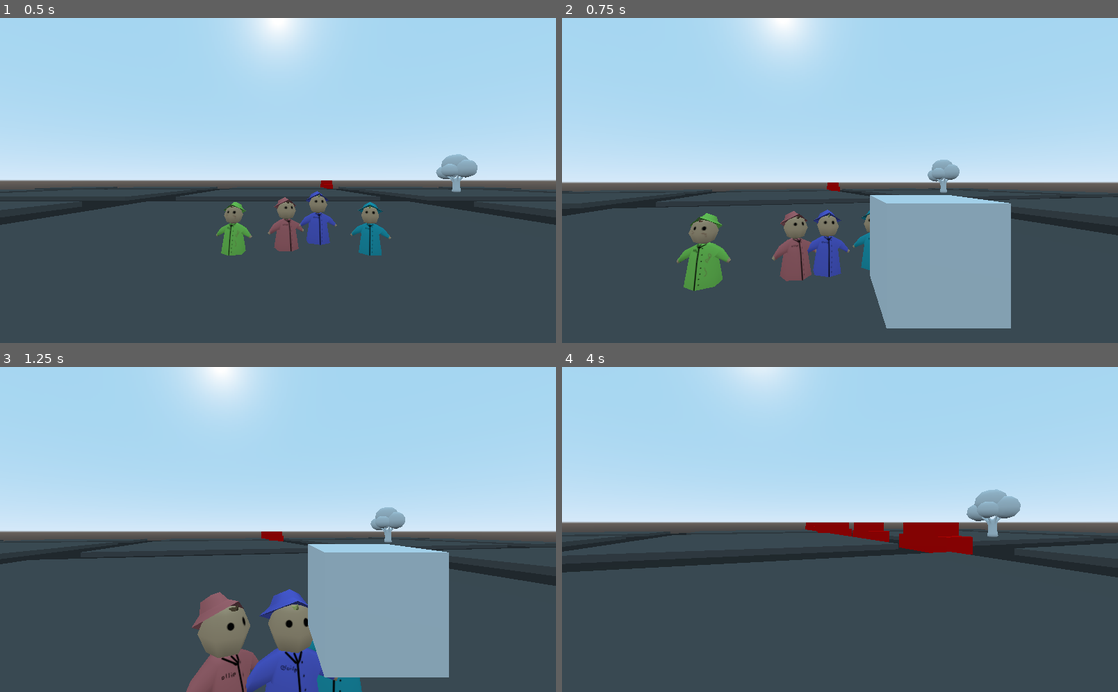
Above: before the commit, frames 1-4 (two rows, left to right).
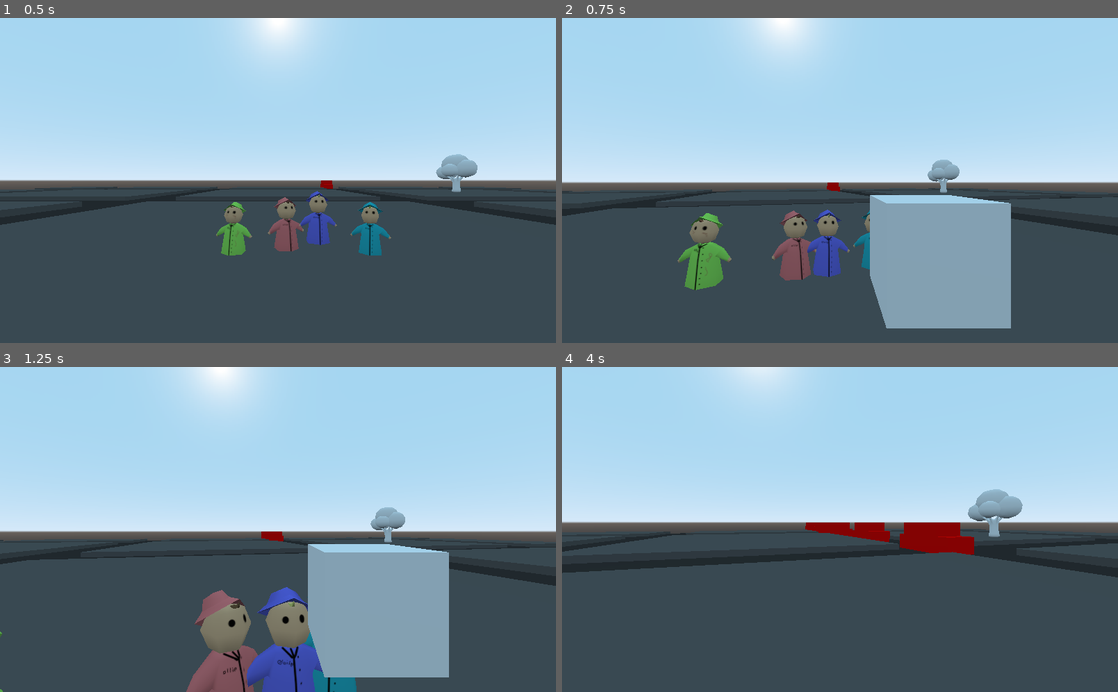
Above: after the commit, the same moments.

Repository: Rustywolf/GGJ2021
Game: Godot game, scene res://World.tscn
The game is run twice, just before and just after one commit, with the same random seed, the same clock (stepped at 60 frames per second) and the same inputs.
Inputs (mouse positions are in pixels of both pictures, inside the frame that each line leads up to):
- Up to frame 1 (0.5 s): no input
- Up to frame 2 (0.75 s): move the mouse to (867, 180) at 0.52 s; press the mouse at (867, 180) at 0.53 s; hold W (move_forward) from 0.53 s (still down)
- Up to frame 3 (1.25 s): keep holding W (move_forward)
- Up to frame 4 (4 s): keep holding W (move_forward); move the mouse to (812, 529) at 1.27 s; release the mouse at (812, 529) at 1.28 s; click (812, 529) at 1.35 s; move the mouse to (851, 523) at 2.02 s; press the mouse at (851, 523) at 2.03 s; move the mouse to (834, 536) at 2.77 s; release the mouse at (834, 536) at 2.78 s; click (834, 536) at 2.85 s; move the mouse to (878, 532) at 3.52 s; press the mouse at (878, 532) at 3.53 s

Frame 1 is identical in both runs. In frame 2, 0.3% of the frame differs, in the area x 20-56%, y 59-84%; in frame 3, 1.7%, in the area x 0-66%, y 67-100%; in frame 4, 0.3%.

Commit message:
Sound #1

Diff:
--- a/Scenes/Characters/Car/Car.gd
+++ b/Scenes/Characters/Car/Car.gd
@@ -1,7 +1,7 @@
 extends Spatial
 
 var speed := 10.0
-const IMPACT := 15.0
+const IMPACT := 5.0
 
 func _physics_process(delta):
 	translation += transform.basis.z * delta * speed
--- a/Scenes/Characters/Kid/Kid.gd
+++ b/Scenes/Characters/Kid/Kid.gd
@@ -31,6 +31,7 @@
 var path_idx := 0
 var path_calc_remaining := 0.0
 var path_force_update := false
+var reset_velocity := false
 
 
 func _ready():
@@ -38,6 +39,10 @@
 	target = player_tracker
 	#($Lollipop/CollisionShape.shape as SphereShape).radius = lollipop_radius
 	#($Attention/CollisionShape.shape as SphereShape).radius = attentive_radius
+
+
+func _select_random_audio(node):
+	node.get_child(randi() % node.get_child_count()).playing = true
 
 
 func _calculate_path():
@@ -80,7 +85,7 @@
 
 func _physics_process(delta):
 	if collisions.size() > 0:
-
+		_select_random_audio($HitImpact)
 		for collision in collisions:
 			apply_torque_impulse(transform.basis.x)
 			for impact in collision:
@@ -97,6 +102,10 @@
 
 
 func _integrate_forces(state):
+	if reset_velocity:
+		state.linear_velocity = Vector3.ZERO
+		reset_velocity = false
+
 	if not path or path.size() <= path_idx or flying:
 		return
 
@@ -132,14 +141,14 @@
 
 
 func _on_Kid_body_entered(body):
-	if body.is_in_group("Ground"):
+	if body.is_in_group("Ground") and flying:
 		flying = false
+		$FallImpact.playing = true
+		reset_velocity = true
 
 
 func _on_Distraction_entered(body):
-	print(body.name)
 	if state == KidState.FOLLOWING:
-		print("Following")
 		state = KidState.DISTRACTED
 		target = body
 		_calculate_path()
@@ -147,7 +156,11 @@
 
 func _on_Lollipop_area_entered(area):
 	if area.is_in_group("Lollipop"):
-		print("Lollipops")
 		state = KidState.ATTENTIVE
 		attentive_timer = attentive_time
 		target = player_tracker
+		_select_random_audio($LollipopAudio)
+
+
+func _on_Hole_entered(hole):
+	_select_random_audio($HoleAudio)
--- a/Scenes/Characters/Kid/Kid.tscn
+++ b/Scenes/Characters/Kid/Kid.tscn
@@ -1,9 +1,30 @@
-[gd_scene load_steps=6 format=2]
+[gd_scene load_steps=27 format=2]
 
 [ext_resource path="res://Scenes/Characters/Kid/Kid.gd" type="Script" id=1]
+[ext_resource path="res://Assets/Sound/Lollipop/Lollipop1.wav" type="AudioStream" id=2]
+[ext_resource path="res://Assets/Sound/Lollipop/Lollipop4.wav" type="AudioStream" id=3]
+[ext_resource path="res://Assets/Sound/Lollipop/Lollipop5.wav" type="AudioStream" id=4]
+[ext_resource path="res://Assets/Sound/Lollipop/Lollipop6.wav" type="AudioStream" id=5]
+[ext_resource path="res://Assets/Sound/Lollipop/Lollipop3.wav" type="AudioStream" id=6]
+[ext_resource path="res://Assets/Sound/Lollipop/Lollipop7.wav" type="AudioStream" id=7]
+[ext_resource path="res://Assets/Sound/Lollipop/Lollipop8.wav" type="AudioStream" id=8]
+[ext_resource path="res://Assets/Sound/Lollipop/Lollipop9.wav" type="AudioStream" id=9]
+[ext_resource path="res://Assets/Sound/Lollipop/Lollipop10.wav" type="AudioStream" id=10]
+[ext_resource path="res://Assets/Sound/Lollipop/Lollipop2.wav" type="AudioStream" id=11]
+[ext_resource path="res://Assets/Sound/Lollipop/Lollipop11.wav" type="AudioStream" id=12]
+[ext_resource path="res://Assets/Sound/Lollipop/Lollipop12.wav" type="AudioStream" id=13]
+[ext_resource path="res://Assets/Sound/Impact/FallInHole/FallInHole1.wav" type="AudioStream" id=14]
+[ext_resource path="res://Assets/Sound/Impact/FallInHole/FallInHole2.wav" type="AudioStream" id=15]
+[ext_resource path="res://Assets/Sound/Impact/FallInHole/FallInHole3.wav" type="AudioStream" id=16]
+[ext_resource path="res://Assets/Sound/Impact/FallInHole/FallInHole4.wav" type="AudioStream" id=17]
+[ext_resource path="res://Assets/Sound/Impact/Hits/HitImpact1.wav" type="AudioStream" id=18]
+[ext_resource path="res://Assets/Sound/Impact/Hits/HitImpact2.wav" type="AudioStream" id=19]
+[ext_resource path="res://Assets/Sound/Impact/Hits/HitImpact3.wav" type="AudioStream" id=20]
+[ext_resource path="res://Assets/Sound/Impact/Hits/HitImpact4.wav" type="AudioStream" id=21]
+[ext_resource path="res://Assets/Sound/Impact/FallImpact.wav" type="AudioStream" id=22]
 
 [sub_resource type="PhysicsMaterial" id=1]
-friction = 0.0
+friction = 0.1
 
 [sub_resource type="BoxShape" id=2]
 extents = Vector3( 0.25, 0.5, 0.125 )
@@ -41,5 +62,91 @@
 
 [node name="CollisionShape" type="CollisionShape" parent="Lollipop"]
 shape = SubResource( 4 )
+
+[node name="LollipopAudio" type="Spatial" parent="."]
+
+[node name="AudioStreamPlayer" type="AudioStreamPlayer3D" parent="LollipopAudio"]
+stream = ExtResource( 2 )
+unit_db = 40.0
+
+[node name="AudioStreamPlayer2" type="AudioStreamPlayer3D" parent="LollipopAudio"]
+stream = ExtResource( 11 )
+unit_db = 23.093
+
+[node name="AudioStreamPlayer3" type="AudioStreamPlayer3D" parent="LollipopAudio"]
+stream = ExtResource( 6 )
+unit_db = 23.093
+
+[node name="AudioStreamPlayer4" type="AudioStreamPlayer3D" parent="LollipopAudio"]
+stream = ExtResource( 3 )
+unit_db = 23.093
+
+[node name="AudioStreamPlayer5" type="AudioStreamPlayer3D" parent="LollipopAudio"]
+stream = ExtResource( 4 )
+unit_db = 23.093
+
+[node name="AudioStreamPlayer6" type="AudioStreamPlayer3D" parent="LollipopAudio"]
+stream = ExtResource( 5 )
+unit_db = 23.093
+
+[node name="AudioStreamPlayer7" type="AudioStreamPlayer3D" parent="LollipopAudio"]
+stream = ExtResource( 7 )
+unit_db = 23.093
+
+[node name="AudioStreamPlayer8" type="AudioStreamPlayer3D" parent="LollipopAudio"]
+stream = ExtResource( 8 )
+unit_db = 23.093
+
+[node name="AudioStreamPlayer9" type="AudioStreamPlayer3D" parent="LollipopAudio"]
+stream = ExtResource( 9 )
+unit_db = 23.093
+
+[node name="AudioStreamPlayer10" type="AudioStreamPlayer3D" parent="LollipopAudio"]
+stream = ExtResource( 10 )
+unit_db = 23.093
+
+[node name="AudioStreamPlayer11" type="AudioStreamPlayer3D" parent="LollipopAudio"]
+stream = ExtResource( 12 )
+unit_db = 23.093
+
+[node name="AudioStreamPlayer12" type="AudioStreamPlayer3D" parent="LollipopAudio"]
+stream = ExtResource( 13 )
+unit_db = 23.093
+
+[node name="HoleAudio" type="Spatial" parent="."]
+
+[node name="AudioStreamPlayer3D" type="AudioStreamPlayer3D" parent="HoleAudio"]
+stream = ExtResource( 14 )
+unit_db = 40.0
+
+[node name="AudioStreamPlayer3D2" type="AudioStreamPlayer3D" parent="HoleAudio"]
+stream = ExtResource( 15 )
+unit_db = 40.0
+
+[node name="AudioStreamPlayer3D3" type="AudioStreamPlayer3D" parent="HoleAudio"]
+stream = ExtResource( 16 )
+unit_db = 40.0
+
+[node name="AudioStreamPlayer3D4" type="AudioStreamPlayer3D" parent="HoleAudio"]
+stream = ExtResource( 17 )
+unit_db = 40.0
+
+[node name="HitImpact" type="Spatial" parent="."]
+
+[node name="AudioStreamPlayer3D" type="AudioStreamPlayer3D" parent="HitImpact"]
+stream = ExtResource( 18 )
+
+[node name="AudioStreamPlayer3D2" type="AudioStreamPlayer3D" parent="HitImpact"]
+stream = ExtResource( 19 )
+
+[node name="AudioStreamPlayer3D3" type="AudioStreamPlayer3D" parent="HitImpact"]
+stream = ExtResource( 20 )
+
+[node name="AudioStreamPlayer3D4" type="AudioStreamPlayer3D" parent="HitImpact"]
+stream = ExtResource( 21 )
+
+[node name="FallImpact" type="AudioStreamPlayer3D" parent="."]
+stream = ExtResource( 22 )
+unit_db = 60.0
 [connection signal="body_entered" from="." to="." method="_on_Kid_body_entered"]
 [connection signal="area_entered" from="Lollipop" to="." method="_on_Lollipop_area_entered"]
--- a/Scenes/Characters/Player/Player.gd
+++ b/Scenes/Characters/Player/Player.gd
@@ -20,6 +20,7 @@
 
 
 func _ready():
+	randomize()
 	Input.set_mouse_mode(Input.MOUSE_MODE_CAPTURED)
 	$AnimationPlayer.playback_speed = DEFAULT_LOLLIPOP_ACTIVE / lollipop_active
 
--- a/Scenes/Characters/Player/Player.tscn
+++ b/Scenes/Characters/Player/Player.tscn
@@ -1,6 +1,7 @@
-[gd_scene load_steps=5 format=2]
+[gd_scene load_steps=6 format=2]
 
 [ext_resource path="res://Scenes/Characters/Player/Player.gd" type="Script" id=1]
+[ext_resource path="res://Assets/Sound/Music.wav" type="AudioStream" id=2]
 
 [sub_resource type="CapsuleShape" id=1]
 radius = 0.5
@@ -105,3 +106,8 @@
 
 [node name="AnimationPlayer" type="AnimationPlayer" parent="."]
 anims/Lollipop = SubResource( 3 )
+
+[node name="Music" type="AudioStreamPlayer" parent="."]
+stream = ExtResource( 2 )
+volume_db = 12.0
+autoplay = true
--- a/Scenes/Objects/Hole/Hole.gd
+++ b/Scenes/Objects/Hole/Hole.gd
@@ -8,3 +8,8 @@
 		remove_child(child)
 		ground.add_child(child)
 		child.global_transform = global_transform
+
+
+func _on_Area_body_entered(body):
+	if body.is_in_group("kid"):
+		body._on_Hole_entered(self)
--- a/Scenes/Objects/Hole/Hole.tscn
+++ b/Scenes/Objects/Hole/Hole.tscn
@@ -1,8 +1,12 @@
-[gd_scene load_steps=3 format=2]
+[gd_scene load_steps=4 format=2]
 
 [ext_resource path="res://Scenes/Objects/Hole/Hole.gd" type="Script" id=1]
 
 [sub_resource type="BoxShape" id=1]
+
+[sub_resource type="BoxShape" id=2]
+margin = 2.0
+extents = Vector3( 2, 2, 2 )
 
 [node name="Hole" type="Spatial"]
 script = ExtResource( 1 )
@@ -30,3 +34,10 @@
 
 [node name="CollisionShape" type="CollisionShape" parent="StaticBody"]
 shape = SubResource( 1 )
+
+[node name="Area" type="Area" parent="."]
+transform = Transform( 1, 0, 0, 0, 1, 0, 0, 0, 1, 0, -3.65184, 0 )
+
+[node name="CollisionShape" type="CollisionShape" parent="Area"]
+shape = SubResource( 2 )
+[connection signal="body_entered" from="Area" to="." method="_on_Area_body_entered"]
